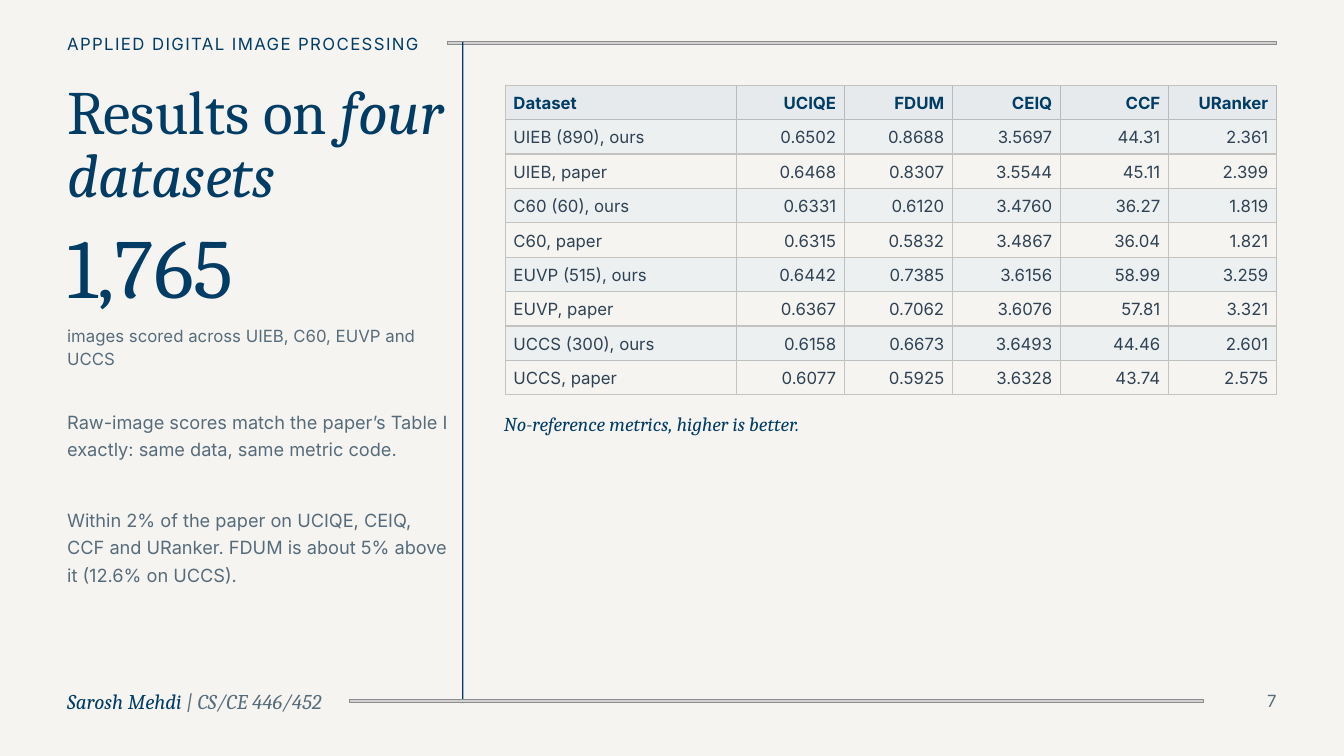
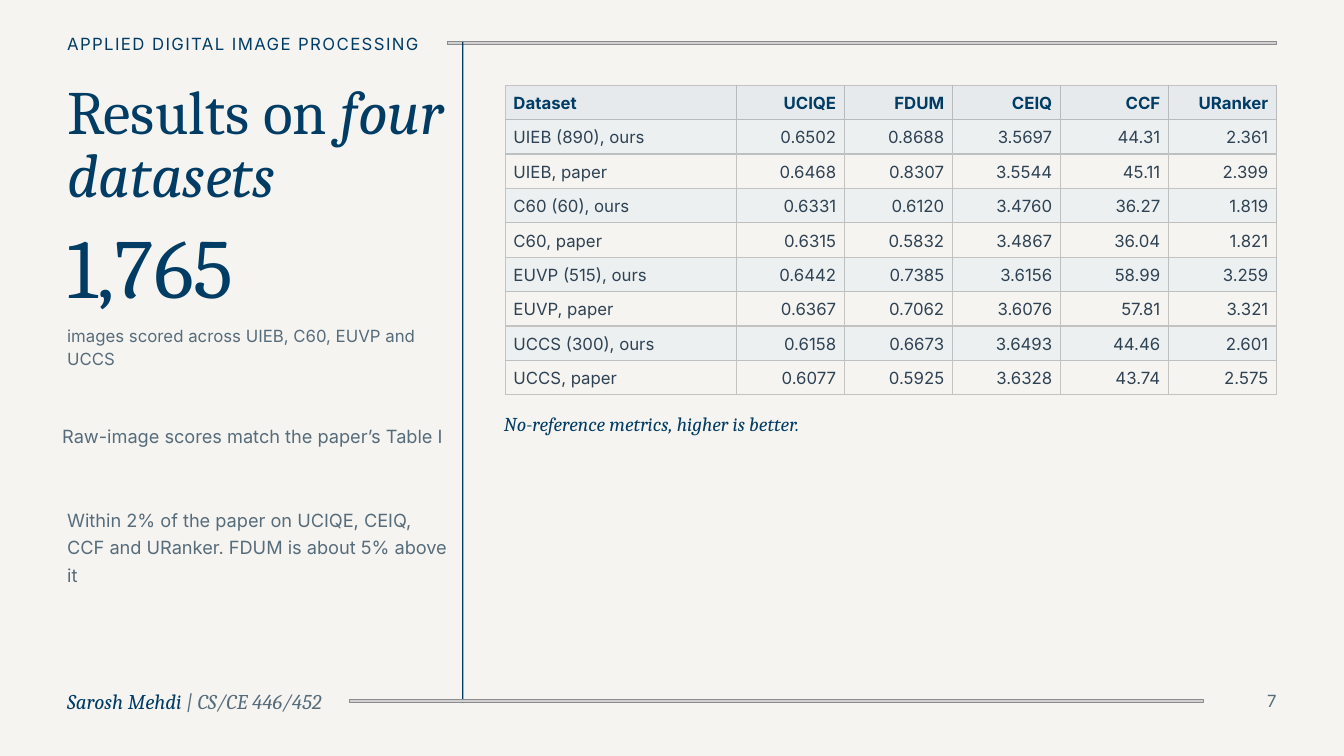
Before and after one commit to SaroshMehdi/adip_cdef_replication, a slide deck: slide 6 of CDEF Replication Interim Presentation II (updated).pptx (slide 7 before the commit). Drawn at 1344x756 pixels with LibreOffice and Linux fonts; fonts in the diff are those of the drawing; grey boxes stand for pictures. Boxes give left, top, right and bottom in pixels: in the first picture for what was removed or moved away, otherwise in the second. Text is boxed around its words. In the diff, an @@ line names an element or a change of style, - is before the commit and + after.

```diff
--- a/CDEF Replication Interim Presentation II (updated).pptx
+++ b/CDEF Replication Interim Presentation II (updated).pptx
@@ text at [62, 429, 443, 447]: text changed @@
-Raw-image scores match the paper’s Table I exactly: same data, same metric code.
+Raw-image scores match the paper’s Table I
@@ text at [67, 513, 447, 582]: text changed @@
-Within 2% of the paper on UCIQE, CEIQ, CCF and URanker. FDUM is about 5% above it (12.6% on UCCS).
+Within 2% of the paper on UCIQE, CEIQ, CCF and URanker. FDUM is about 5% above it
```
Also in this commit, not shown: 4 other slides changed, 1 slide removed, 58 other files.
